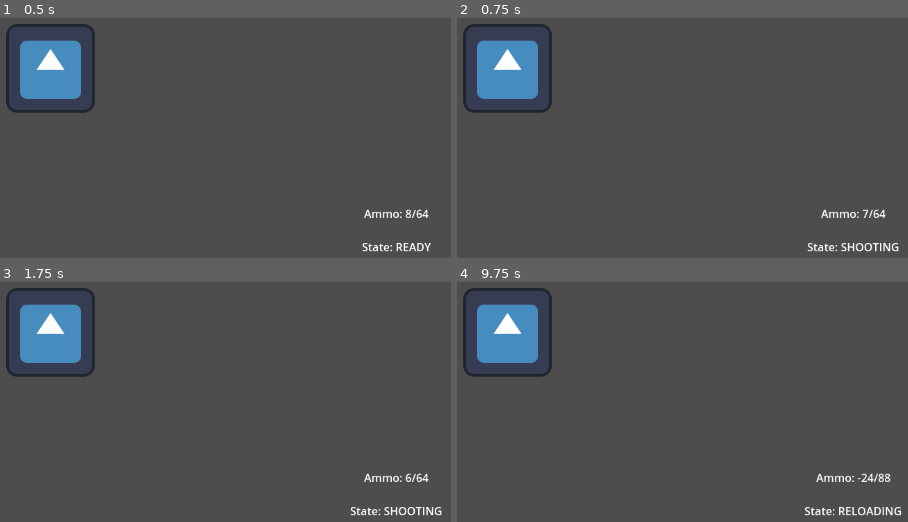
Above: before the commit, frames 1-4 (two rows, left to right).
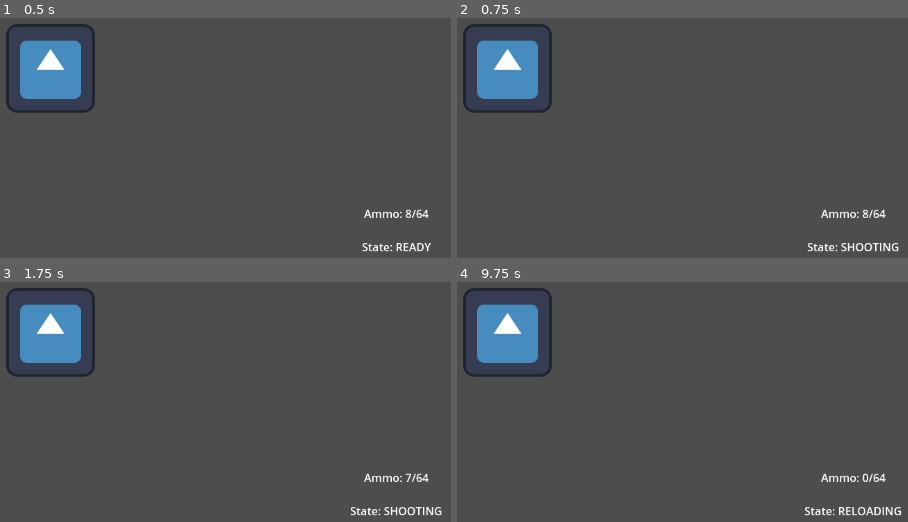
Above: after the commit, the same moments.

Repository: Sparrowworks/Vanguard
Game: Godot game, scene res://test_scene/test.tscn
The game is run twice, just before and just after one commit, with the same random seed, the same clock (stepped at 60 frames per second) and the same inputs. The engine's default icon, where the game draws it, is replaced by a stand-in: a white triangle on a blue panel in a dark square.
Inputs (mouse positions are in pixels of both pictures, inside the frame that each line leads up to):
- Up to frame 1 (0.5 s): no input
- Up to frame 2 (0.75 s): tap Enter at 0.5 s; move the mouse to (700, 42) at 0.52 s; press the mouse at (700, 42) at 0.53 s
- Up to frame 3 (1.75 s): tap Space at 1.25 s; move the mouse to (outside the picture) at 1.27 s; release the mouse at (outside the picture) at 1.28 s; tap E (equip) at 1.35 s; click (outside the picture) at 1.55 s
- Up to frame 4 (9.75 s): tap Enter at 2, 4.25 s; move the mouse to (outside the picture) at 2.02 s; press the mouse at (outside the picture) at 2.03 s; move the mouse to (484, 416) at 2.77 s; release the mouse at (484, 416) at 2.78 s; click (484, 416) at 2.85 s; tap Space at 3.5, 5 s; move the mouse to (763, 394) at 3.52 s; press the mouse at (763, 394) at 3.53 s; tap E (equip) at 3.6, 5.85, 8.1 s; tap R (reload) at 4.15 s; move the mouse to (outside the picture) at 4.27 s; release the mouse at (outside the picture) at 4.28 s; click (outside the picture) at 4.35 s; move the mouse to (565, 327) at 5.02 s; press the mouse at (565, 327) at 5.03 s; move the mouse to (outside the picture) at 5.77 s; release the mouse at (outside the picture) at 5.78 s; click (outside the picture) at 6.05 s; move the mouse to (700, 306) at 6.52 s; press the mouse at (700, 306) at 6.53 s; move the mouse to (outside the picture) at 7.27 s; release the mouse at (outside the picture) at 7.28 s; click (outside the picture) at 7.35 s; move the mouse to (outside the picture) at 8.02 s; press the mouse at (outside the picture) at 8.03 s; move the mouse to (484, 416) at 8.77 s; release the mouse at (484, 416) at 8.78 s; click (484, 416) at 8.85 s; move the mouse to (763, 394) at 9.52 s; press the mouse at (763, 394) at 9.53 s

Frame 1 is identical in both runs. In frame 2, less than 0.1% of the frame differs, in the area x 89-92%, y 79-84%; in frame 3, less than 0.1%; in frame 4, 0.4%, in the area x 79-97%, y 79-84%.

Commit message:
combined signal emission under setter
current_state set(val):

Diff:
--- a/blueprints/ranged/ranged.gd
+++ b/blueprints/ranged/ranged.gd
@@ -6,8 +6,6 @@
 ## The Ranged class represents a weapon system in a 2D game using Godot's Node structure.
 ## It manages weapon stats such as magazine size, ammo count, reload times, and firing rates.
 ## This class is designed to handle various weapon functionalities, including shooting and reloading.
-
-signal state_updated(new_state: String)
 
 ## The maximum number of rounds that can be held in the weapon's magazine.
 var mag_size:int
@@ -46,15 +44,26 @@
 ## Slot for projectile
 @export var projectile:PackedScene
 
+## Emitted when current_state is changed
+signal state_updated(new_state: String)
+
 ## Represents the current state of the weapon.
 ## It can be one of three states defined in the WEAPON_STATE enum.
-var current_state:int = WEAPON_STATE.READY:
+var current_state:int = WEAPON_STATE.INITIALIZE:
 	set(val):
 		current_state = val
 		state_updated.emit(enum_to_str(current_state))
 
+		match current_state:
+			WEAPON_STATE.READY: weapon_ready.emit(current_mag, current_ammo)
+			WEAPON_STATE.SHOOTING: weapon_firing.emit()
+			WEAPON_STATE.RELOADING: weapon_reloading.emit()
+			_: print("Invalid state: %s" %[current_state])
+
 
 enum WEAPON_STATE {
+	## The weapon system is being initialized
+	INITIALIZE = 0,
 	## The weapon is ready to fire or reload.
 	READY = 1,
 	## The weapon is firing.
@@ -73,12 +82,10 @@
 ## Emitted when the weapon is ready to shoot or reload.
 ## It Provides information about the current magazine and ammunition count.
 signal weapon_ready(mag:int, ammo:int)
-## Emitted when the weapon has finished shooting.
-## It provides information about the current magazine count.
-signal weapon_shot(mag:int, ammo:int)
-## Emitted when the weapon has finished reloading
-## It provides information about the current magazine and ammunition count.
-signal weapon_reloaded(mag:int, ammo:int)
+## Emitted when the weapon has started shooting.
+signal weapon_firing()
+## Emitted when the weapon has started reloading
+signal weapon_reloading()
 ## Emitted when a stat kit has been equipped.
 ## It provides information about the equipped stat kit.
 signal stat_kit_equipped(kit:RangedStatKit)
@@ -107,7 +114,7 @@
 		return
 	TIMER = $Timer
 	TIMER.one_shot = true
-	weapon_ready.emit(current_mag, current_ammo)
+	current_state = WEAPON_STATE.READY
 
 ## The shoot() method is responsible for handling the firing mechanism of the weapon.
 ## If there is no ammunition, it will reload.
@@ -127,7 +134,6 @@
 	add_child(projectile.instantiate())
 	add_child(field.instantiate())
 	current_mag -= 1
-	weapon_shot.emit(current_mag, current_ammo)
 
 	TIMER.start()
 
@@ -155,7 +161,6 @@
 	var ammo_to_load = min(mag_size - current_mag, current_ammo)
 	current_ammo -= ammo_to_load
 	current_mag += ammo_to_load
-	weapon_reloaded.emit(current_mag, current_ammo)
 
 	TIMER.start()
 
@@ -249,4 +254,3 @@
 func _on_timer_timeout() -> void:
 	print("timer ended")
 	current_state = WEAPON_STATE.READY
-	weapon_ready.emit(current_mag, current_ammo)
--- a/test_scene/test.gd
+++ b/test_scene/test.gd
@@ -9,9 +9,3 @@
 
 func _on_pistol_weapon_ready(mag: int, ammo: int) -> void:
 	%AmmoLabel.text = "Ammo: " + str(mag) + "/" + str(ammo)
-
-func _on_pistol_weapon_shot(mag: int, ammo: int) -> void:
-	%AmmoLabel.text = "Ammo: " + str(mag) + "/" + str(ammo)
-
-func _on_pistol_weapon_reloaded(mag: int, ammo: int) -> void:
-	%AmmoLabel.text = "Ammo: " + str(mag) + "/" + str(ammo)
--- a/test_scene/test.tscn
+++ b/test_scene/test.tscn
@@ -39,5 +39,3 @@
 
 [connection signal="state_updated" from="Pistol" to="." method="_on_pistol_state_updated"]
 [connection signal="weapon_ready" from="Pistol" to="." method="_on_pistol_weapon_ready"]
-[connection signal="weapon_reloaded" from="Pistol" to="." method="_on_pistol_weapon_reloaded"]
-[connection signal="weapon_shot" from="Pistol" to="." method="_on_pistol_weapon_shot"]
